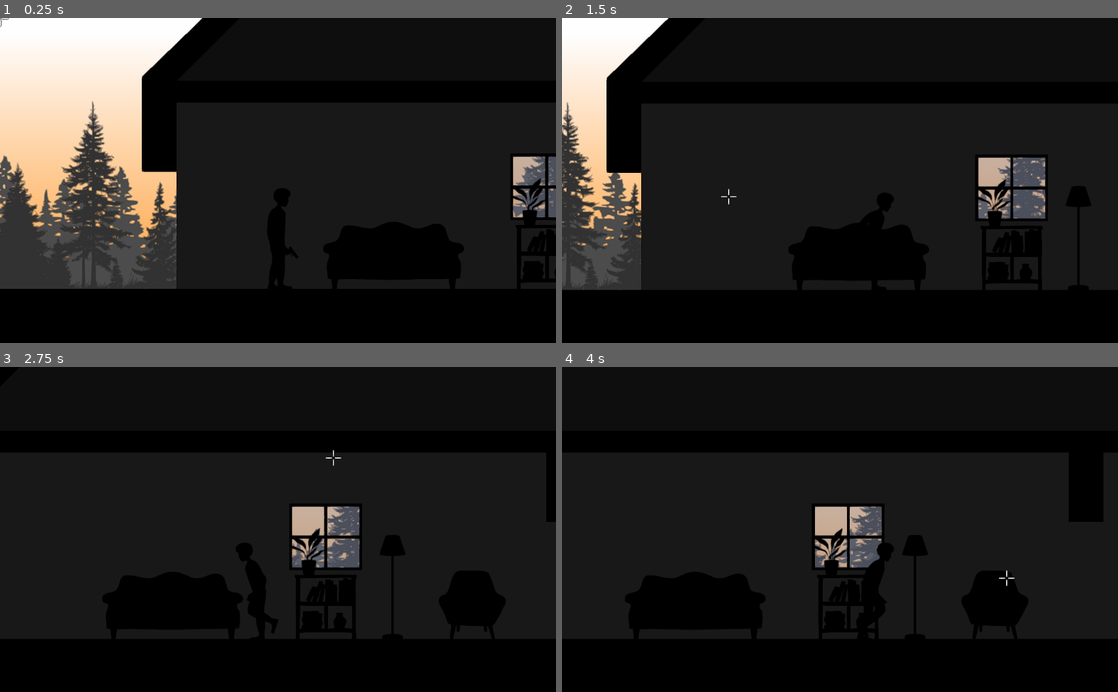
Above: before the commit, frames 1-4 (two rows, left to right).
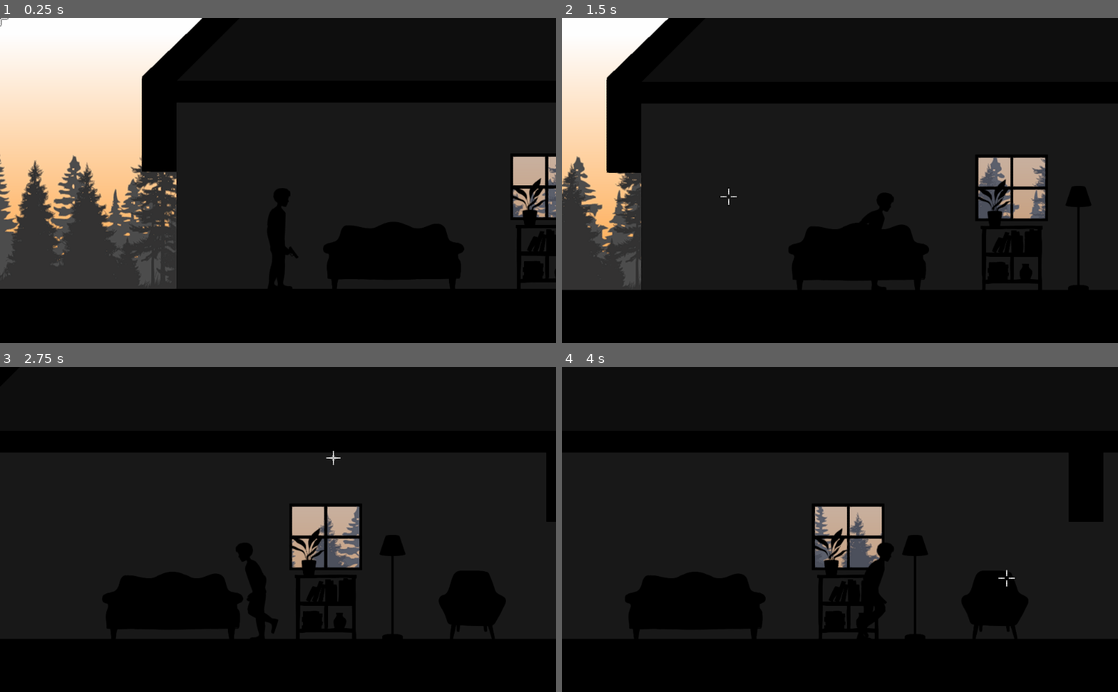
Above: after the commit, the same moments.

Repository: endcrs/COMA
Game: Godot game, scene res://levels/level1/level1.tscn
The game is run twice, just before and just after one commit, with the same random seed, the same clock (stepped at 60 frames per second) and the same inputs.
Inputs (mouse positions are in pixels of both pictures, inside the frame that each line leads up to):
- Up to frame 1 (0.25 s): no input
- Up to frame 2 (1.5 s): move the mouse to (962, 164) at 0.52 s; hold Right (ui_right) from 0.53 s (still down); move the mouse to (728, 196) at 1.27 s
- Up to frame 3 (2.75 s): move the mouse to (333, 458) at 2.02 s; release Right (ui_right) at 2.03 s; hold Left (ui_left) from 2.03 s (still down)
- Up to frame 4 (4 s): move the mouse to (812, 594) at 2.77 s; release Left (ui_left) at 2.78 s; hold Right (ui_right) from 2.78 s (still down); move the mouse to (1006, 578) at 3.52 s

The runs differ from the first frame. In frame 1, 7.0% of the frame differs, in the area x 0-100%, y 0-83%; in frame 2, 4.2%; in frame 3, 0.8%; in frame 4, 1.0%.

Commit message:
ajuste de parallax

Diff:
--- a/GAME/levels/level1/level1.tscn
+++ b/GAME/levels/level1/level1.tscn
@@ -185,7 +185,6 @@
 remote_path = NodePath("../../CameraPlayer")
 
 [node name="Cursor" parent="." instance=ExtResource( 6 )]
-frame = 0
 
 [node name="WorldEnvironment" type="WorldEnvironment" parent="."]
 environment = SubResource( 2 )
@@ -209,8 +208,8 @@
 centered = false
 
 [node name="ParallaxLayer" type="ParallaxLayer" parent="ParallaxBackground2"]
-motion_scale = Vector2( 0.7, 1 )
-motion_mirroring = Vector2( 750, 0 )
+motion_scale = Vector2( 0.6, 1 )
+motion_mirroring = Vector2( 1500, 0 )
 
 [node name="Sprite" type="Sprite" parent="ParallaxBackground2/ParallaxLayer"]
 position = Vector2( 0, 253 )
@@ -219,11 +218,18 @@
 region_enabled = true
 region_rect = Rect2( 135, 196, 768, 260 )
 
+[node name="Sprite2" type="Sprite" parent="ParallaxBackground2/ParallaxLayer"]
+position = Vector2( 768, 253 )
+texture = ExtResource( 8 )
+centered = false
+region_enabled = true
+region_rect = Rect2( 135, 196, 768, 260 )
+
 [node name="ParallaxBackground" type="ParallaxBackground" parent="."]
 
 [node name="ParallaxLayer" type="ParallaxLayer" parent="ParallaxBackground"]
-motion_scale = Vector2( 0.9, 1 )
-motion_mirroring = Vector2( 850, 0 )
+motion_scale = Vector2( 0.8, 1 )
+motion_mirroring = Vector2( 1700, 0 )
 
 [node name="Sprite" type="Sprite" parent="ParallaxBackground/ParallaxLayer"]
 modulate = Color( 0.666667, 0.662745, 0.662745, 1 )
@@ -232,3 +238,11 @@
 centered = false
 region_enabled = true
 region_rect = Rect2( 77, 600, 883, 373 )
+
+[node name="Sprite2" type="Sprite" parent="ParallaxBackground/ParallaxLayer"]
+modulate = Color( 0.666667, 0.662745, 0.662745, 1 )
+position = Vector2( 768, 146 )
+texture = ExtResource( 8 )
+centered = false
+region_enabled = true
+region_rect = Rect2( 77, 600, 883, 373 )
